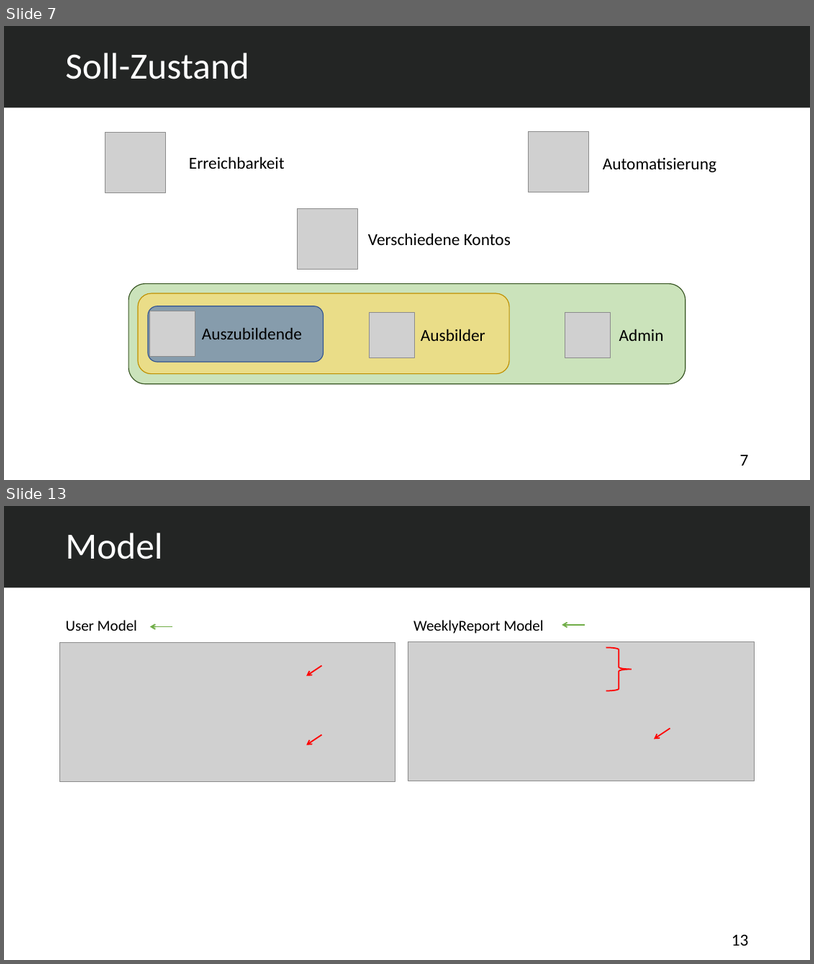
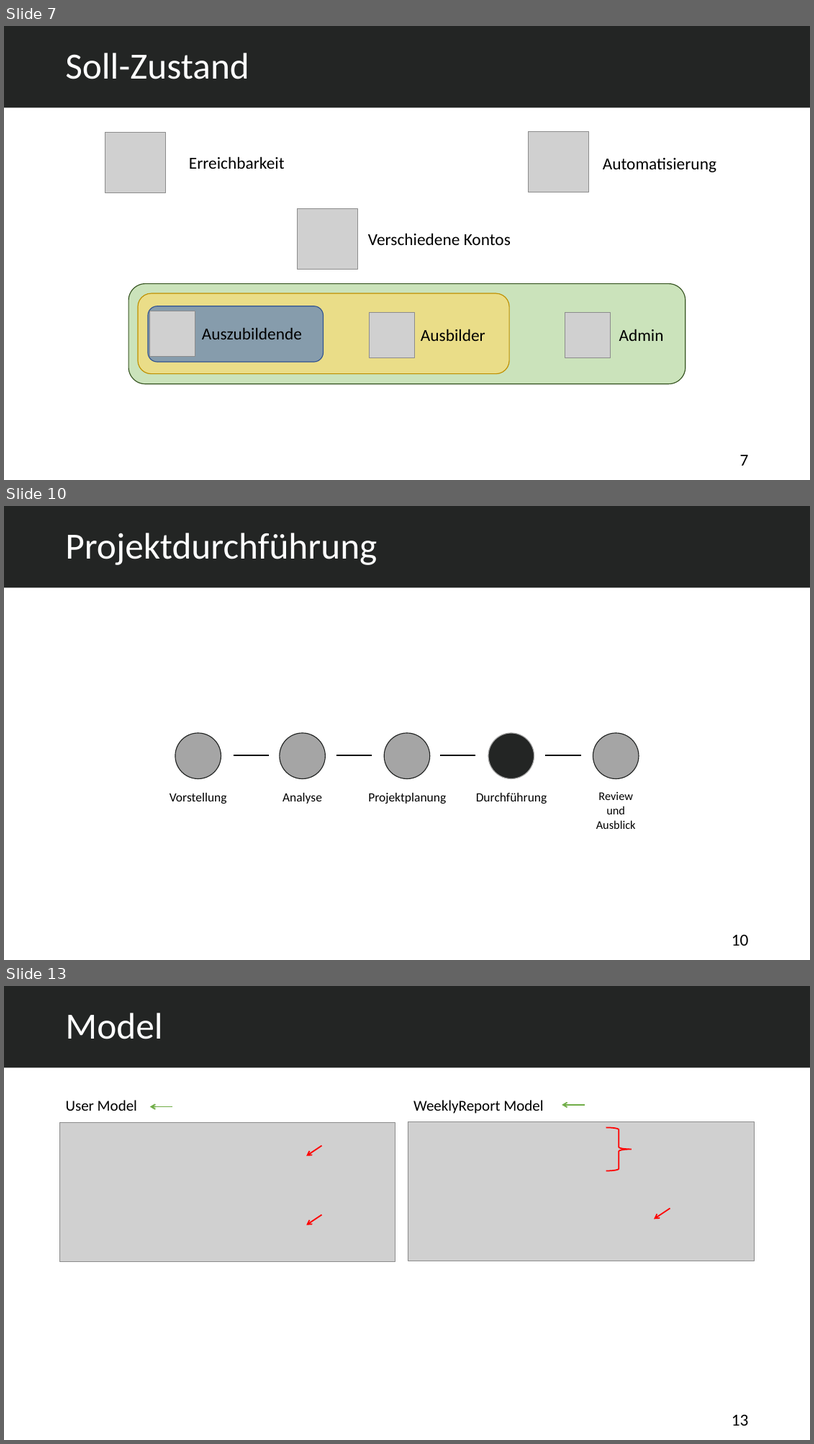
Before and after one commit to abdulsalam-emesh/Projektspresentation, a slide deck: Auszubildenden Verwaltungssystem.pptx. Shown one above the other, each under a label of ours: slides 7 and 13 before the commit, slides 7, 10 and 13 after it; the slides between them are not shown. The pictures are 814x964 and 814x1444 pixels, drawn with LibreOffice and Linux fonts; fonts in the diff are those of the drawing; grey boxes stand for pictures. Boxes give left, top, right and bottom in pixels: in the first picture for what was removed or moved away, otherwise in the second. Text is boxed around its words. In the diff, an @@ line names an element or a change of style, - is before the commit and + after.

```diff
--- a/Auszubildenden Verwaltungssystem.pptx
+++ b/Auszubildenden Verwaltungssystem.pptx
@@ slide 10 added at (4, 506, 810, 960), background #FFFFFF @@
@@ rectangle added at (4, 506, 810, 587), fill #232524 @@
@@ title added at (65, 533, 377, 565), 44 pt, text #FFFFFF @@
+Projektdurchführung
@@ ellipse added at (175, 733, 221, 779), fill #A5A5A5, outline #232524 1 pt @@
@@ ellipse added at (280, 733, 326, 779), fill #A5A5A5, outline #232524 1 pt @@
@@ ellipse added at (384, 733, 430, 779), fill #A5A5A5, outline #232524 1 pt @@
@@ ellipse added at (489, 733, 535, 779), fill #232524, outline #A5A5A5 1 pt @@
@@ ellipse added at (593, 733, 639, 779), fill #A5A5A5, outline #232524 1 pt @@
@@ line added from (233, 755) to (269, 755), #000000 1.5 pt @@
@@ line added from (337, 755) to (373, 755), #000000 1.5 pt @@
@@ line added from (441, 755) to (476, 755), #000000 1.5 pt @@
@@ line added from (545, 755) to (581, 755), #000000 1.5 pt @@
@@ text added at (170, 793, 227, 803), 15 pt, text #000000 @@
+Vorstellung
@@ text added at (283, 793, 322, 803), 15 pt, text #000000 @@
+Analyse
@@ text added at (368, 793, 446, 803), 15 pt, text #000000 @@
+Projektplanung
@@ text added at (476, 793, 548, 803), 15 pt, text #000000 @@
+Durchführung
@@ text added at (597, 792, 636, 829), 14 pt, text #000000 @@
+Review
+und
+Ausblick
@@ page number added at (732, 934, 749, 945), 20 pt, text #000000 @@
+10
```
Also in this commit, not shown: 7 slides changed, 1 slide removed, 2 other files.
